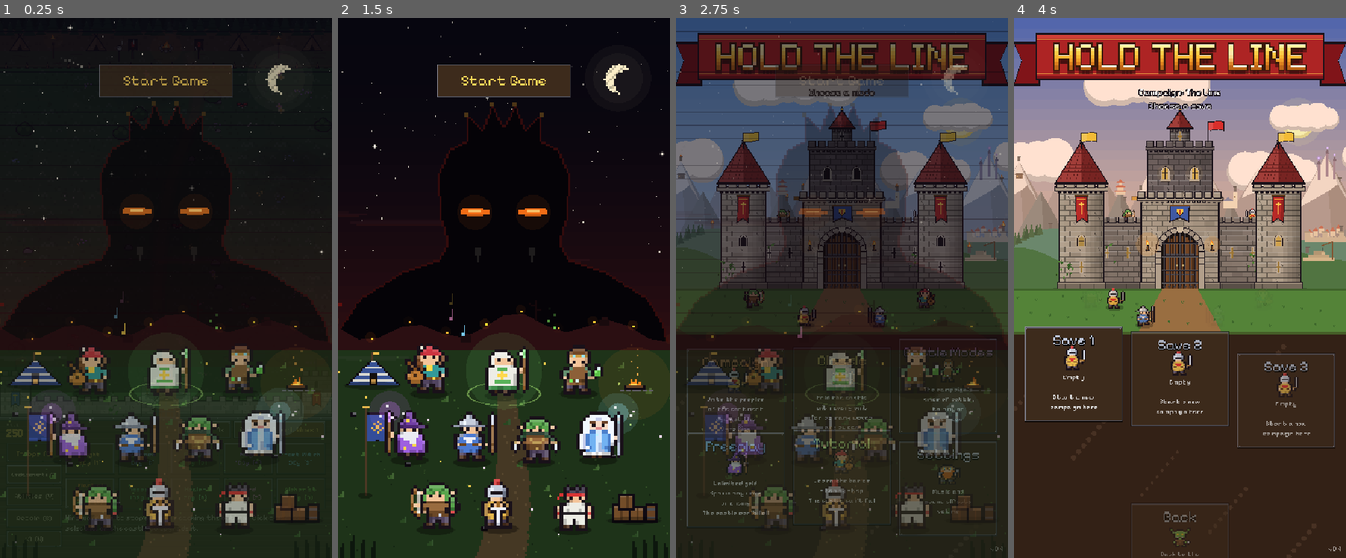
Above: before the commit, frames 1-4 (left to right).
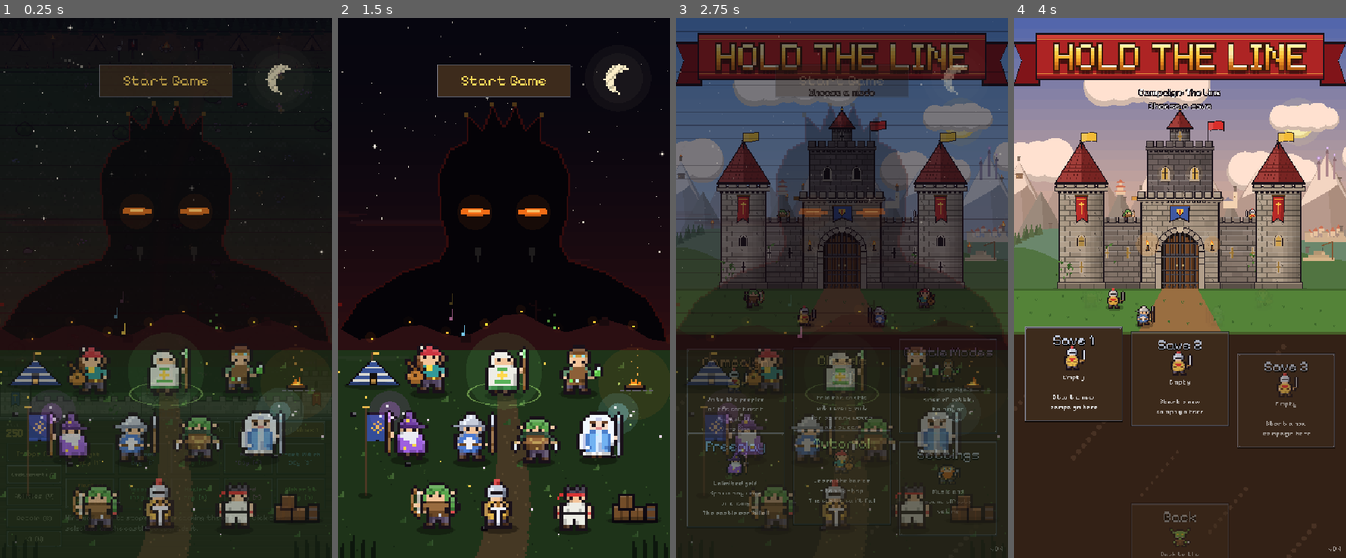
Above: after the commit, the same moments.

Repository: JaydonDiaz/Hold_The_Line
Game: Godot game, scene res://main.tscn
The game is run twice, just before and just after one commit, with the same random seed, the same clock (stepped at 60 frames per second) and the same inputs.
Inputs:
- Up to frame 1 (0.25 s): no input
- Up to frame 2 (1.5 s): click "Start Wave 1" at 0.5 s; click "Start Wave 1" at 1.25 s
- Up to frame 3 (2.75 s): click "Start Game" at 2 s
- Up to frame 4 (4 s): click "Campaign" at 2.75 s; click "Campaign" at 3.5 s

The runs differ from the first frame. In frame 1, 0.1% of the frame differs, in the area x 36-47%, y 73-80%; in frame 2, 0.2%, in the area x 35-47%, y 72-80%; in frame 3, 0.1%; in frame 4, less than 0.1%.

Commit message:
Pikeman and Assassin idles: the Pikeman drills with his pike, the Assassin spins his daggers. Pikeman sprite and upgrade looks redrawn; splash touched up.
Co-Authored-By: Claude Opus 5.5 <noreply@anthropic.com>

Diff:
--- a/scripts/art/sprites.gd
+++ b/scripts/art/sprites.gd
@@ -3628,7 +3628,7 @@
 			"..kkk......kkk..",
 		],
 	},
-	"pikeman": {  # The Knight's cousin: a combed steel helm, steel shoulders, a blue tabard with a white spearhead, a pike upright (levelled in battle: warrior._draw_pike)
+	"pikeman": {  # The Knight's cousin: a combed kettle helm with cheek guards, a blue tabard with a white spearhead, a pike upright (levelled in battle: warrior._draw_pike)
 		"poses": {
 			"level": {  # the pike brought down level (drawn on its own, at its real reach)
 				0: ".............._.",
@@ -3647,20 +3647,20 @@
 				13: ".............._.",
 			},
 		},
-		"palette": {"h": Color(0.78, 0.8, 0.86), "H": Color(0.52,  …(176 unchanged characters)… 0.4, 0.22), "x": Color(0.85, 0.88, 0.95)},
-		"rows": [
-			"......kk......k.",
-			".....khHk....kxk",
-			"....khhhhk...kxk",
-			"...khwhhhHk..kxk",
-			".kHHHHHHHHHHkkqk",
-			"....kskssksk.kqk",
-			".....kssssk..kqk",
+		"palette": {"h": Color(0.78, 0.8, 0.86), "H": Color(0.52,  …(176 unchanged characters)… 0.4, 0.22), "x": Color(0.85, 0.88, 0.95), "X": Color(0.5, 0.52, 0.6)},
+		"rows": [
+			"......kkk.....k.",
+			".....khwhk...kxk",
+			"....khwhhhk..kxk",
+			"...khwhhhhHk.kxk",
+			".kHHHHHHHHHHkkXk",
+			"...kHskssksHkkqk",
+			"....kHssssHk.kqk",
 			"..kkHuuuuHkk.kqk",
-			"..kHuvvvvuHk.kqk",
+			"..kHuuvvuuHk.kqk",
+			"..kUuvvvvuUk.kqk",
+			"..ksbbvvbbskskqk",
 			"..kUuuvvuuUk.kqk",
-			"..ksbbuubbskskqk",
-			"..kUuuuuuuUk.kqk",
 			"...kUuuuuUk..kqk",
 			"...kppkkppk...k.",
 			"...kffk.kffk....",
@@ -3672,115 +3672,121 @@
 			"....kkkkkkk.....",
 		],
 	},
-	"pikeman_p0": {  # Spearwall: a red tabard
+	"pikeman_p0": {  # Spearwall: a red tabard and a tall red pavise with a white cross
 		"base": "pikeman",
 		"palette": {"u": Color(0.7, 0.2, 0.2), "U": Color(0.48, 0.12, 0.12)},
 		"rows": [
-			"......kk......k.",
-			".....khHk....kxk",
-			"....khhhhk...kxk",
-			"...khwhhhHk..kxk",
-			".kHHHHHHHHHHkkqk",
-			"....kskssksk.kqk",
-			".....kssssk..kqk",
+			"......kkk.....k.",
+			".....khwhk...kxk",
+			"....khwhhhk..kxk",
+			"...khwhhhhHk.kxk",
+			".kHHHHHHHHHHkkXk",
+			"...kHskssksHkkqk",
+			".kkkkHssssHk.kqk",
+			"kuvukuuuuHkk.kqk",
+			"kuvukuvvuuHk.kqk",
+			"kvvvkvvvvuUk.kqk",
+			"kuvukbvvbbskskqk",
+			"kuvukuvvuuUk.kqk",
+			"kkkkkuuuuUk..kqk",
+			"...kppkkppk...k.",
+			"...kffk.kffk....",
+			"...kkkk.kkkk....",
+		],
+	},
+	"pikeman_p1": {  # Impaler: grey mail and a mail skirt, a longer, darker, heavier point
+		"base": "pikeman",
+		"palette": {"u": Color(0.48, 0.5, 0.55), "U": Color(0.32, 0.34, 0.38), "v": Color(0.25, 0.26, 0.3), "x": Color(0.6, 0.62, 0.68), "X": Color(0.36, 0.38, 0.44)},
+		"rows": [
+			"......kkk.....k.",
+			".....khwhk...kxk",
+			"....khwhhhk..kxk",
+			"...khwhhhhHk.kxk",
+			".kHHHHHHHHHHkkxk",
+			"...kHskssksHkkXk",
+			"....kHssssHk.kqk",
 			"..kkHuuuuHkk.kqk",
-			"..kHuvvvvuHk.kqk",
+			"..kHuuvvuuHk.kqk",
+			"..kUuvvvvuUk.kqk",
+			"..ksbbvvbbskskqk",
 			"..kUuuvvuuUk.kqk",
-			"..ksbbuubbskskqk",
-			"..kUuuuuuuUk.kqk",
+			"...kUuUuUkk..kqk",
+			"...kppkkppk...k.",
+			"...kffk.kffk....",
+			"...kkkk.kkkk....",
+		],
+	},
+	"pikeman_p2": {  # Phalanx: a gilded helm with a red crest, a round shield in the regiment's colours
+		"base": "pikeman",
+		"palette": {"v": Color(0.95, 0.78, 0.3), "H": Color(0.85, 0.7, 0.3), "c": Color(0.82, 0.18, 0.16)},
+		"rows": [
+			"....kcccck....k.",
+			".....khwhk...kxk",
+			"....khwhhhk..kxk",
+			"...khwhhhhHk.kxk",
+			".kHHHHHHHHHHkkXk",
+			"...kHskssksHkkqk",
+			"....kHssssHk.kqk",
+			"..kkHuuuuHkk.kqk",
+			".kkkuuvvuuHk.kqk",
+			"kuvukvvvvuUk.kqk",
+			"kvvvkbvvbbskskqk",
+			"kuvukuvvuuUk.kqk",
+			".kkkUuuuuUk..kqk",
+			"...kppkkppk...k.",
+			"...kffk.kffk....",
+			"...kkkk.kkkk....",
+		],
+	},
+	"pikeman_p3": {  # Hook & Shove: buff leather, a dull helm, a billhook off the pike's head
+		"base": "pikeman",
+		"palette": {"u": Color(0.55, 0.4, 0.24), "U": Color(0.4, 0.28, 0.16), "v": Color(0.8, 0.72, 0.55), "h": Color(0.62, 0.6, 0.55)},
+		"poses": {
+			"level": {  # the pike brought down level (drawn on its own, at its real reach)
+				0: ".............._.",
+				1: ".............___",
+				2: "............____",
+				3: "............____",
+				4: "..............__",
+				5: ".............___",
+				6: ".............___",
+				7: ".............___",
+				8: ".............___",
+				9: ".............___",
+				10: "..............__",
+				11: ".............___",
+				12: ".............___",
+				13: ".............._.",
+			},
+		},
+		"rows": [
+			"......kkk.....k.",
+			".....khwhk...kxk",
+			"....khwhhhk.kxxk",
+			"...khwhhhhHkxkxk",
+			".kHHHHHHHHHHkkXk",
+			"...kHskssksHkkqk",
+			"....kHssssHk.kqk",
+			"..kkHuuuuHkk.kqk",
+			"..kHuuvvuuHk.kqk",
+			"..kUuvvvvuUk.kqk",
+			"..ksbbvvbbskskqk",
+			"..kUuuvvuuUk.kqk",
 			"...kUuuuuUk..kqk",
 			"...kppkkppk...k.",
 			"...kffk.kffk....",
 			"...kkkk.kkkk....",
 		],
-		"legs_b": [
-			"...kppkppk......",
-			"....kffkffk.....",
-			"....kkkkkkk.....",
-		],
-	},
-	"pikeman_p1": {  # Impaler: grey mail, a darker, heavier point
-		"base": "pikeman",
-		"palette": {"u": Color(0.48, 0.5, 0.55), "U": Color(0.32, 0.34, 0.38), "v": Color(0.25, 0.26, 0.3), "x": Color(0.6, 0.62, 0.68)},
-		"rows": [
-			"......kk......k.",
-			".....khHk....kxk",
-			"....khhhhk...kxk",
-			"...khwhhhHk..kxk",
-			".kHHHHHHHHHHkkqk",
-			"....kskssksk.kqk",
-			".....kssssk..kqk",
-			"..kkHuuuuHkk.kqk",
-			"..kHuvvvvuHk.kqk",
-			"..kUuuvvuuUk.kqk",
-			"..ksbbuubbskskqk",
-			"..kUuuuuuuUk.kqk",
-			"...kUuuuuUk..kqk",
-			"...kppkkppk...k.",
-			"...kffk.kffk....",
-			"...kkkk.kkkk....",
-		],
-		"legs_b": [
-			"...kppkppk......",
-			"....kffkffk.....",
-			"....kkkkkkk.....",
-		],
-	},
-	"pikeman_p2": {  # Phalanx: a gilded helm and emblem, a regiment's colours
-		"base": "pikeman",
-		"palette": {"v": Color(0.95, 0.78, 0.3), "H": Color(0.85, 0.7, 0.3)},
-		"rows": [
-			"......kk......k.",
-			".....khHk....kxk",
-			"....khhhhk...kxk",
-			"...khwhhhHk..kxk",
-			".kHHHHHHHHHHkkqk",
-			"....kskssksk.kqk",
-			".....kssssk..kqk",
-			"..kkHuuuuHkk.kqk",
-			"..kHuvvvvuHk.kqk",
-			"..kUuuvvuuUk.kqk",
-			"..ksbbuubbskskqk",
-			"..kUuuuuuuUk.kqk",
-			"...kUuuuuUk..kqk",
-			"...kppkkppk...k.",
-			"...kffk.kffk....",
-			"...kkkk.kkkk....",
-		],
-		"legs_b": [
-			"...kppkppk......",
-			"....kffkffk.....",
-			"....kkkkkkk.....",
-		],
-	},
-	"pikeman_p3": {  # Hook & Shove: buff leather, a dull helm
-		"base": "pikeman",
-		"palette": {"u": Color(0.55, 0.4, 0.24), "U": Color(0.4, 0.28, 0.16), "v": Color(0.8, 0.72, 0.55), "h": Color(0.62, 0.6, 0.55)},
-		"rows": [
-			"......kk......k.",
-			".....khHk....kxk",
-			"....khhhhk...kxk",
-			"...khwhhhHk..kxk",
-			".kHHHHHHHHHHkkqk",
-			"....kskssksk.kqk",
-			".....kssssk..kqk",
-			"..kkHuuuuHkk.kqk",
-			"..kHuvvvvuHk.kqk",
-			"..kUuuvvuuUk.kqk",
-			"..ksbbuubbskskqk",
-			"..kUuuuuuuUk.kqk",
-			"...kUuuuuUk..kqk",
-			"...kppkkppk...k.",
-			"...kffk.kffk....",
-			"...kkkk.kkkk....",
-		],
-		"legs_b": [
-			"...kppkppk......",
-			"....kffkffk.....",
-			"....kkkkkkk.....",
-		],
 	},
 	"assassin": {  # An elf of the Woodland Watch, as her Archers are (green hair, the ears, their leathers), but in a dark cowl and a scarf over the face, a dagger in each hand
+		"poses": {
+			"twirl": {  # idle: both daggers out of his sprite (warrior._twirl spins them in his hands)
+				9: "_k............k_",
+				10: "___..........___",
+				11: "___..........___",
+				12: "._............_.",
+			},
+		},
 		"palette": {"c": Color(0.16, 0.3, 0.2), "g": Color(0.35, 0.65, 0.3), "G": Color(0.22, 0.45, 0.2), "m": Color(0.2, 0.26, 0.22), "L": Color(0.42, 0.28, 0.15), "l": Color(0.6, 0.42, 0.25), "a": Color(0.75, 0.62, 0.35), "w": Color(0.88, 0.92, 0.97)},
 		"rows": [
 			"................",
--- a/scripts/troops/warrior.gd
+++ b/scripts/troops/warrior.gd
@@ -101,6 +101,9 @@
 const ARCHER_DRAW := 0.9  # Archer idle: draw an arrow out of the quiver (seconds)...
 const ARCHER_LOOP := 3.3  # ...then twirl it, flip it, one lazy turn, over and over while she stands idle...
 const ARCHER_STOW := 0.7  # ...and put it back only once she moves off (seconds)
+const TWIRL_LOOP := 3.6   # Assassin idle: both daggers spun, a hold, the right one flipped and caught, the left spun back (seconds)
+const DRILL_LOOP := 6.5   # Pikeman idle: at ease, then a drill (pike lowered, two thrusts, raised) every this many seconds
+const DRILL_AT := 2.5     # ...starting this far into each loop
 const PRIORITIES := ["closest", "first", "strongest", "valuable"]
 const VALUE := {"warmage": 5.0, "boltflinger": 5.0, "drummer": 4.0, "gravebinder": 4.0, "skeleton_archer": 3.0, "sapper": 2.0, "shieldbearer": 1.0, "wolf": 0.5}   # (on offer; "weakest" still works for anything set to it)
 const PRIORITY_NAMES := {
@@ -5817,6 +5820,13 @@
 					off.y -= 1.5   # tapping a foot
 			"healer":
 				rot = sin(anim_t * 1.3) * 0.04   # swaying in prayer
+			"assassin":
+				rot = sin(anim_t * 2.0) * 0.03   # loose, easy on his feet
+			"pikeman":
+				var d := _drill()
+				if not d.is_empty():
+					off.x += flip * 2.5 * d["thrust"]   # stepping into each thrust
+					rot += 0.05 * d["k"] * flip
 			"archer":
 				# Easy-going: a lazy sway from foot to foot, leaning back to watch the
 				# arrow when she flips it.
@@ -5900,7 +5910,7 @@
 
 func _pose_name() -> String:
 	if data.get("pike", false):
-		return "level" if _pike_levelled() else ""   # (his sprite's pike taken away: drawn levelled on its own)
+		return "level" if _pike_levelled() or not _drill().is_empty() else ""   # (his sprite's pike taken away: drawn levelled on its own)
 	if pose_left > 0.0:
 		return pose
 	if swing <= 0.0 and _idling():
@@ -5922,6 +5932,8 @@
 			"alchemist":
 				if _toss() >= 0.0:
 					return "catch"
+			"assassin":
+				return "twirl"   # (his daggers drawn spinning: _twirl)
 	match kind:
 		"swordsman":
 			if swing > 0.0:
@@ -5990,26 +6002,86 @@
 func _draw_pike() -> void:
 	if not _pike_levelled():
 		return   # (upright, it's in his sprite)
-	var hand := Vector2(5.0 * flip, -6.0)
-	var levelled := true
-	var dir: Vector2 = facing
 	var length: float = RADIUS + pike_range - 4.0 + (5.0 if swing > 0.0 else 0.0)
+	var tip := _draw_pike_at(Vector2(5.0 * flip, -6.0), facing, length, 1.0)
+	if still_t >= PIKE_SET and not brace.is_empty():
+		draw_arc(tip, 4.0, 0, TAU, 10, Color(0.85, 0.9, 1.0, 0.5), 1.5, true)   # (set: the point held steady)
+
+
+## A pike held at `hand`, pointing along `dir`: its shaft and its head (broader and darker
+## for the Impaler, with a hook for Hook & Shove), `th` times as thick. Returns the tip.
+func _draw_pike_at(hand: Vector2, dir: Vector2, length: float, th: float) -> Vector2:
 	var butt := hand - dir * 12.0
 	var tip := hand + dir * (length - 8.0)
-	draw_line(butt, tip, OUTLINE_COLOR, 4.0, true)
-	draw_line(butt, tip, Color(0.58, 0.4, 0.22), 2.0, true)
+	draw_line(butt, tip, OUTLINE_COLOR, 4.0 * th, true)
+	draw_line(butt, tip, Color(0.58, 0.4, 0.22), 2.0 * th, true)
 	var side := dir.orthogonal()
 	var big: bool = not hardened.is_empty()
-	var head := 9.0 if big else 7.0
+	var head := (9.0 if big else 7.0) * th
+	var wide := (3.0 if big else 2.5) * th
 	var steel := Color(0.62, 0.64, 0.7) if big else Color(0.85, 0.88, 0.95)
-	var pts := PackedVector2Array([tip + dir * head, tip + side * (3.0 if big else 2.5), tip - dir * 2.0, tip - side * (3.0 if big else 2.5)])
+	var pts := PackedVector2Array([tip + dir * head, tip + side * wide, tip - dir * 2.0 * th, tip - side * wide])
 	draw_colored_polygon(pts, steel)
-	draw_polyline(pts + PackedVector2Array([pts[0]]), OUTLINE_COLOR, 1.0, true)
+	draw_polyline(pts + PackedVector2Array([pts[0]]), OUTLINE_COLOR, 1.0 * th, true)
 	if not hook.is_empty():
-		draw_line(tip, tip + side * 5.0 - dir * 3.0, OUTLINE_COLOR, 3.0, true)
-		draw_line(tip, tip + side * 5.0 - dir * 3.0, steel, 1.5, true)
-	if still_t >= PIKE_SET and not brace.is_empty() and levelled:
-		draw_arc(tip, 4.0, 0, TAU, 10, Color(0.85, 0.9, 1.0, 0.5), 1.5, true)   # (set: the point held steady)
+		var barb := tip + (side * 5.0 - dir * 3.0) * th
+		draw_line(tip, barb, OUTLINE_COLOR, 3.0 * th, true)
+		draw_line(tip, barb, steel, 1.5 * th, true)
+	return tip
+
+
+## Pikeman idle: his drill, as {"k": lowered (0 upright, 1 level), "thrust": 0-1}, or {}
+## while he stands at ease with it upright in his sprite.
+func _drill() -> Dictionary:
+	if not data.get("pike", false) or not _idling() or swing > 0.0 or lift > 0.0 or _pike_levelled():
+		return {}
+	var t := fmod(idle_t - IDLE_AFTER, DRILL_LOOP) - DRILL_AT
+	if t < 0.0 or t >= 1.9:
+		return {}
+	if t < 0.5:
+		return {"k": smoothstep(0.0, 1.0, t / 0.5), "thrust": 0.0}   # brings it down level...
+	if t < 1.4:
+		return {"k": 1.0, "thrust": sin(PI * fmod(t - 0.5, 0.45) / 0.45)}   # ...thrust, thrust...
+	return {"k": 1.0 - smoothstep(0.0, 1.0, (t - 1.4) / 0.5), "thrust": 0.0}   # ...and back up
+
+
+## The drilled pike, turning about his grip from upright to level ahead.
+func _draw_drill(origin: Vector2, d: Dictionary) -> void:
+	var grip := _sprite_px(origin, 14, 10)
+	var ang := lerp_angle(-PI / 2, 0.0 if flip > 0 else PI, d["k"])
+	var dir := Vector2.from_angle(ang)
+	_draw_pike_at(grip + dir * 9.0 * d["thrust"], dir, 29.0, 1.5)
+
+
+## Assassin idle: his daggers spinning in his hands, by [left angle, right angle, right's
+## height tossed up]. Held point-down (reverse grip) between flourishes.
+func _twirl() -> Array:
+	var t := fmod(idle_t - IDLE_AFTER, TWIRL_LOOP)
+	var l := 0.0   # turns, forward
+	var r := 0.0
+	var up := 0.0
+	if t < 0.9:
+		l = 2.0 * smoothstep(0.0, 1.0, t / 0.9)   # both spun twice, the right a beat behind
+		r = 2.0 * smoothstep(0.0, 1.0, clampf((t - 0.12) / 0.78, 0.0, 1.0))
+	elif t >= 1.5 and t < 2.3:
+		var k := (t - 1.5) / 0.8
+		r = 2.0 * smoothstep(0.0, 1.0, k)   # the right one flipped up end over end, and caught
+		up = sin(PI * k) * 30.0
+	elif t >= 2.3 and t < 2.9:
+		l = -smoothstep(0.0, 1.0, (t - 2.3) / 0.6)   # the left spun back once
+	return [PI / 2 + TAU * l * flip, PI / 2 + TAU * r * flip, up]
+
+
+## A dagger gripped at `p`, its blade pointing along `ang`.
+func _draw_dagger(p: Vector2, ang: float, alpha: float) -> void:
+	draw_set_transform(p, ang, Vector2.ONE)
+	var k := Color(OUTLINE_COLOR, alpha)
+	draw_rect(Rect2(-4, -2, 4, 4), k)
+	draw_rect(Rect2(-3, -1, 3, 2), Color(0.75, 0.62, 0.35, alpha))   # the hilt
+	draw_colored_polygon(PackedVector2Array([Vector2(0, -2), Vector2(6, -2), Vector2(9, 0), Vector2(6, 2), Vector2(0, 2)]), k)
+	draw_colored_polygon(PackedVector2Array([Vector2(1, -1), Vector2(5.5, -1), Vector2(7.5, 0), Vector2(5.5, 1), Vector2(1, 1)]), Color(0.88, 0.92, 0.97, alpha))
+	draw_rect(Rect2(-0.5, -3.5, 2, 7), k)   # the guard
+	draw_set_transform(Vector2.ZERO)
 
 
 ## The slung weapon, drawn before the body so only what sticks out past it shows.
@@ -6659,6 +6731,17 @@
 	if not _idling() or swing > 0.0:
 		return
 	match kind:
+		"assassin":
+			if lift > 0.0:
+				return   # (carried: his daggers are back in his sprite)
+			var tw := _twirl()
+			var a := lerpf(1.0, STALK_ALPHA, stalk_k)
+			_draw_dagger(_sprite_px(origin, 1.3, 9), tw[0], a)
+			_draw_dagger(_sprite_px(origin, 13.7, 9) + Vector2(0, -tw[2]), tw[1], a)
+		"pikeman":
+			var d := _drill()
+			if not d.is_empty():
+				_draw_drill(origin, d)
 		"archer":
 			if _readying() <= 0.0:
 				var arrow := _archer_arrow(origin)
Binary file changed: splash.png
